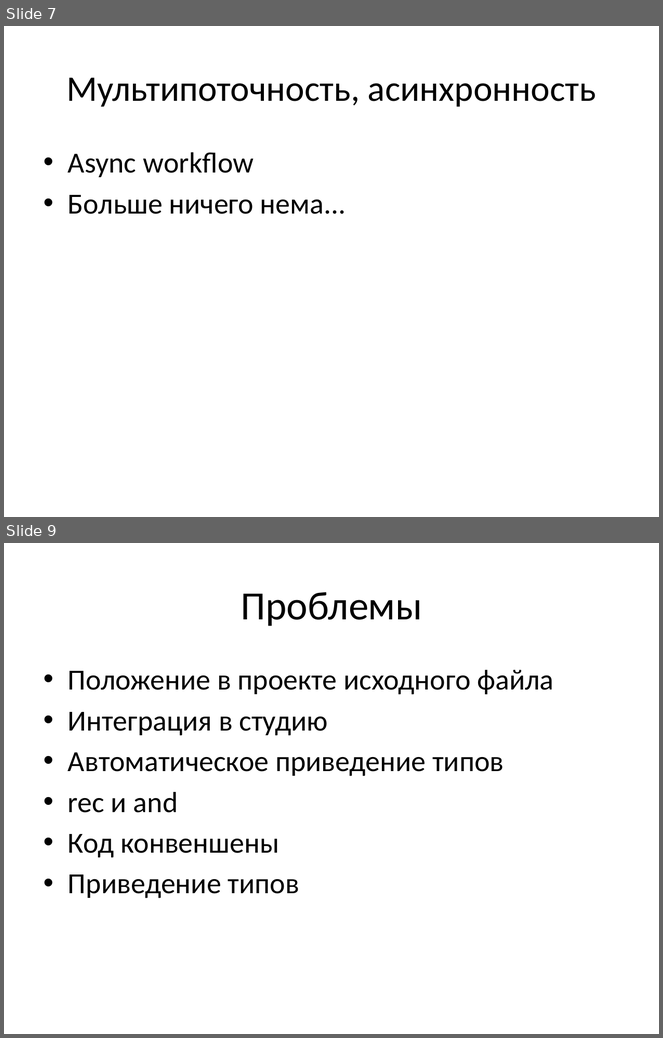
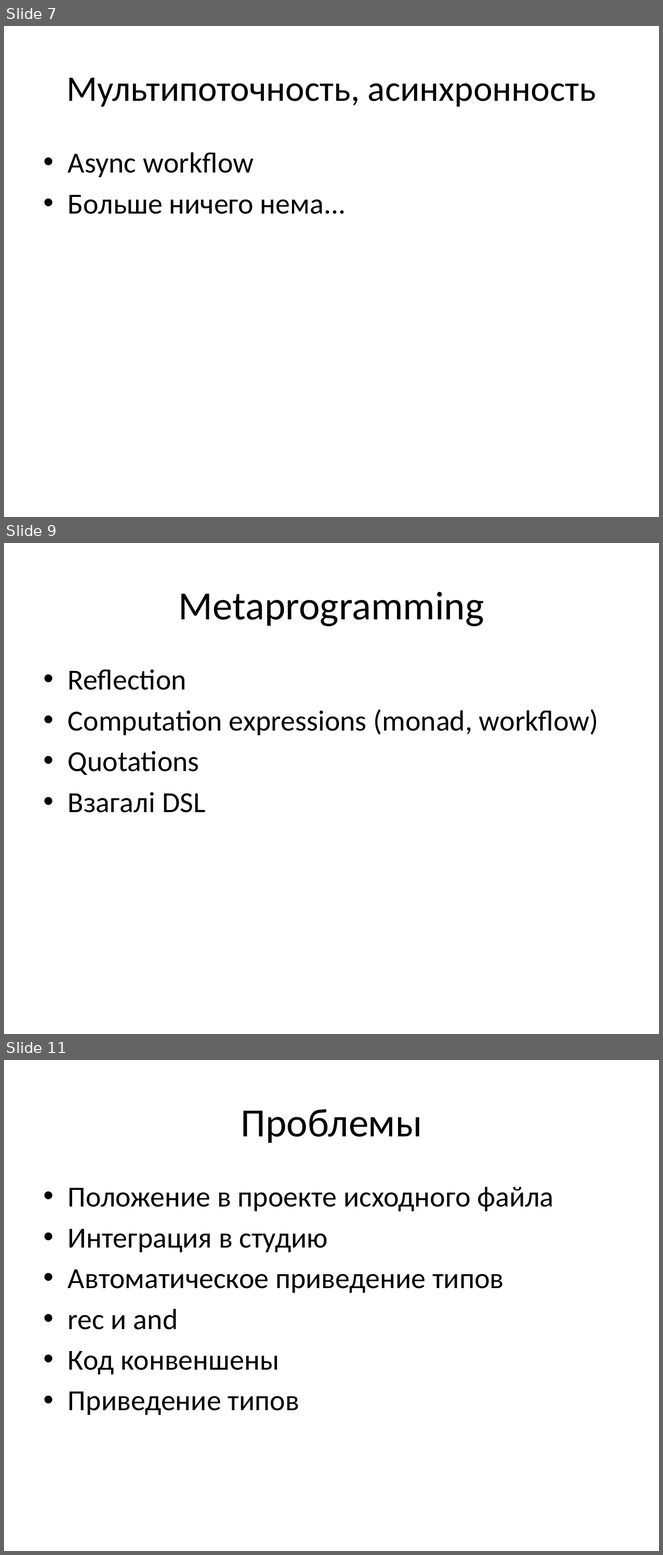
Before and after one commit to chaliy/my_talks, a slide deck: NormalFSharp/NormalFSharp.pptx. Shown one above the other, each under a label of ours: slides 7 and 9 before the commit, slides 7, 9 and 11 after it; the slides between them are not shown. The pictures are 663x1038 and 663x1555 pixels, drawn with LibreOffice and Linux fonts; fonts in the diff are those of the drawing. Boxes give left, top, right and bottom in pixels: in the first picture for what was removed or moved away, otherwise in the second. Text is boxed around its words. In the diff, an @@ line names an element or a change of style, - is before the commit and + after.

```diff
--- a/NormalFSharp/NormalFSharp.pptx
+++ b/NormalFSharp/NormalFSharp.pptx
@@ slide 9 added at <box>4,543,659,1034</box>, background #FFFFFF @@
@@ title added at <box>179,592,484,627</box>, 44 pt, text #000000 @@
+Metaprogramming
@@ text added at <box>68,669,599,813</box>, 32 pt, text #000000 @@
+• Reflection
+• Computation expressions (monad, workflow)
+• Quotations
+• Взагалі DSL
@@ what was slide 9 is now slide 11 @@
```
Also in this commit, not shown: 2 slides changed, 1 other slide added, 2 other files.
